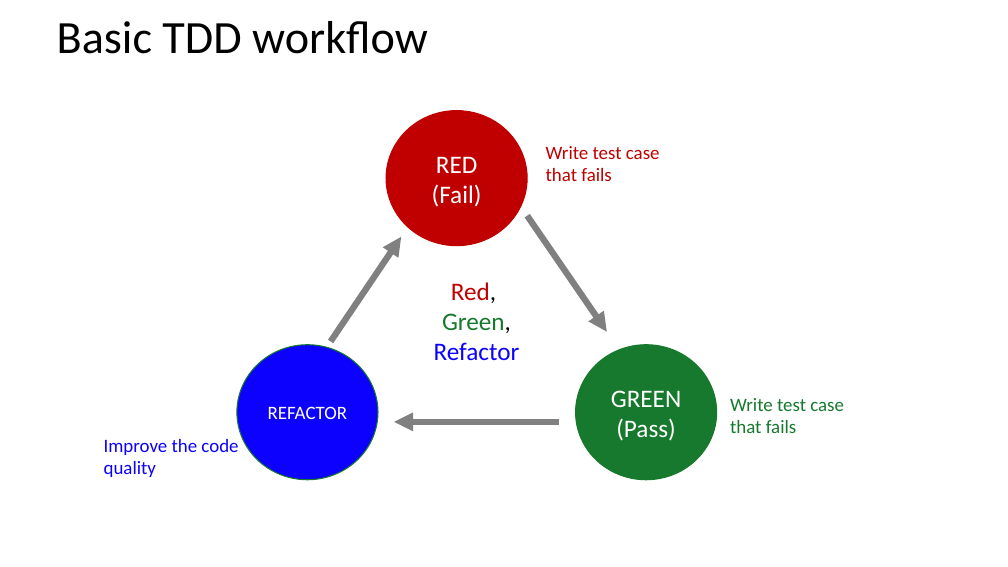
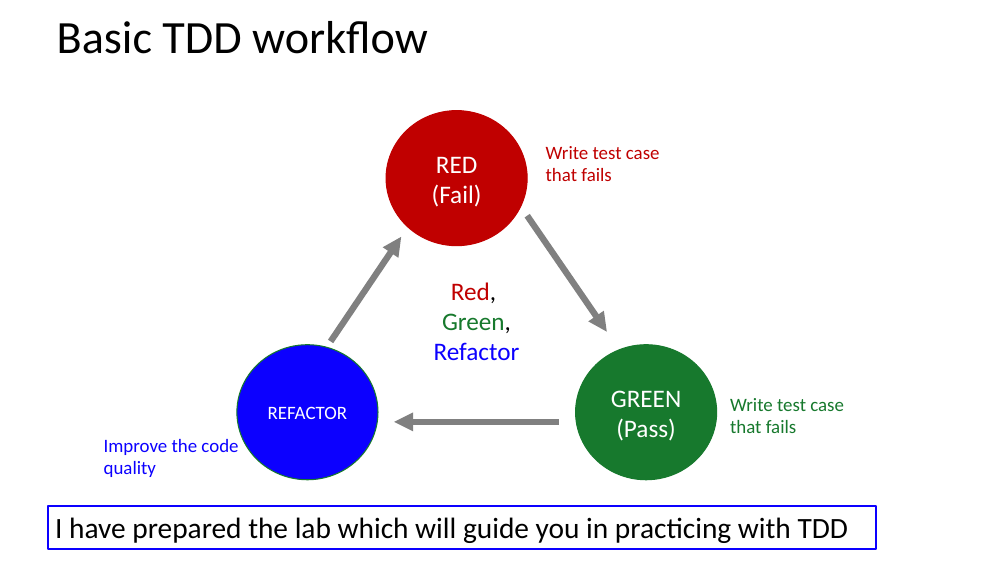
Before and after one commit to johnxu21/johnxu21.github.io, a slide deck: slide 37 of teaching/CS472/Timetable/Testing-2033-fall.pptx. Drawn at 1008x567 pixels with LibreOffice and Linux fonts; fonts in the diff are those of the drawing. Boxes give left, top, right and bottom in pixels: in the first picture for what was removed or moved away, otherwise in the second. Text is boxed around its words. In the diff, an @@ line names an element or a change of style, - is before the commit and + after.

```diff
--- a/teaching/CS472/Timetable/Testing-2033-fall.pptx
+++ b/teaching/CS472/Timetable/Testing-2033-fall.pptx
@@ rectangle added at (x1=48, y1=506, x2=876, y2=549), outline #0C00FF 2.25 pt, 28 pt, text #000000 @@
+I have prepared the lab which will guide you in practicing with TDD
```
Also in this commit, not shown: 1 other slide changed, 1 other file.
